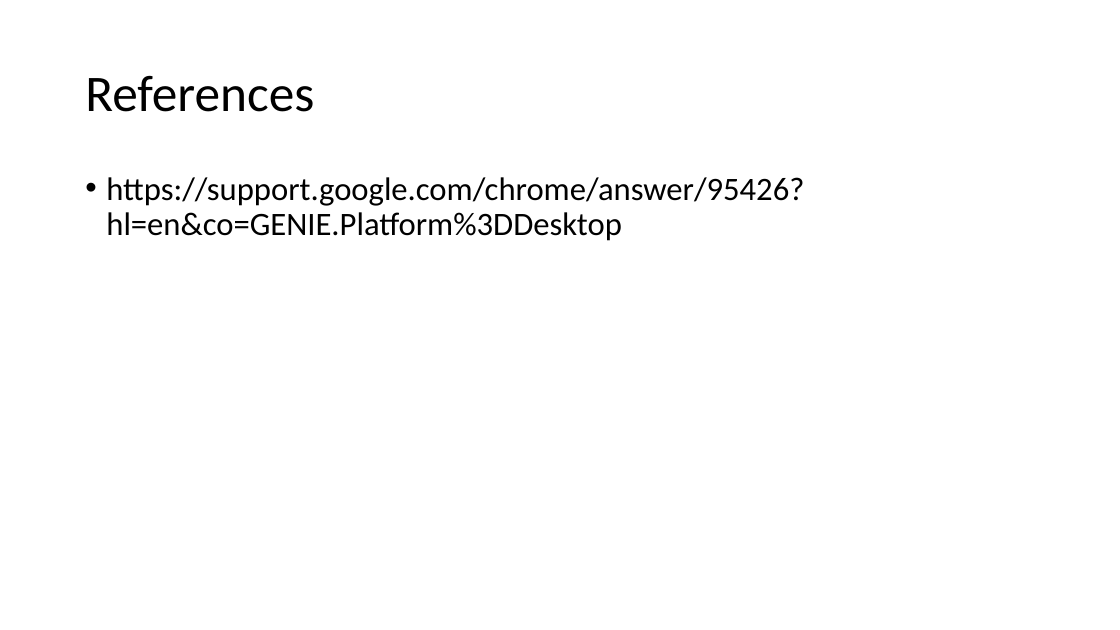
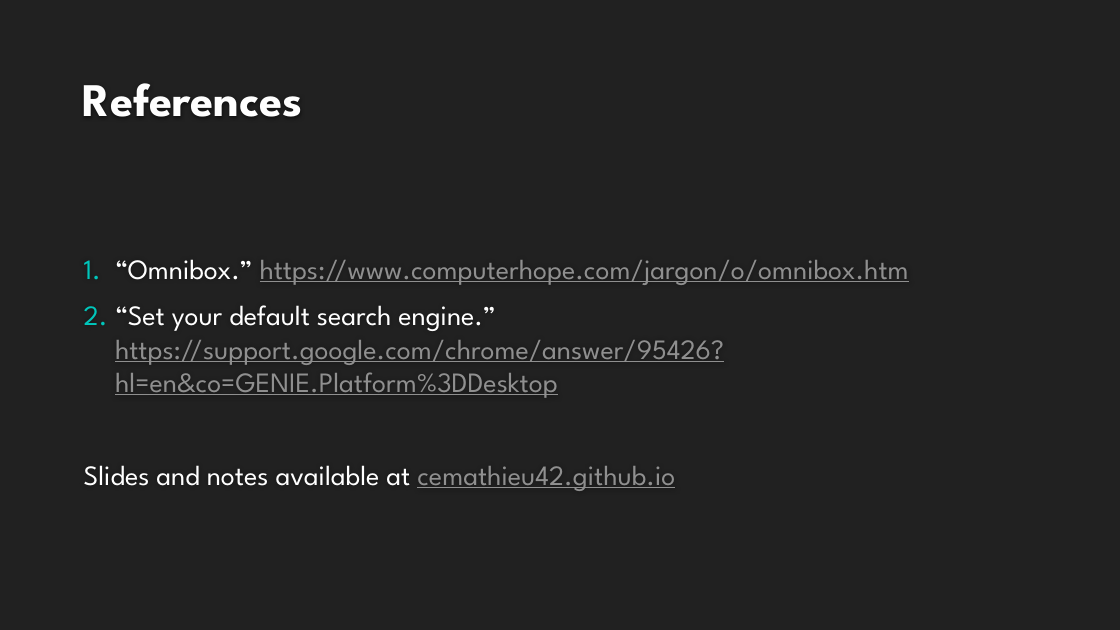
Before and after one commit to cairnwayco/cemathieu42.github.io, a slide deck: slide 8 of Lecture1_ChromeOmnibox.pptx (slide 7 before the commit). Drawn at 1120x630 pixels with LibreOffice and Linux fonts; fonts in the diff are those of the drawing; background and template pictures are left out. Boxes give left, top, right and bottom in pixels: in the first picture for what was removed or moved away, otherwise in the second. Text is boxed around its words. In the diff, an @@ line names an element or a change of style, - is before the commit and + after.

```diff
--- a/Lecture1_ChromeOmnibox.pptx
+++ b/Lecture1_ChromeOmnibox.pptx
@@ background #FFFFFF to #212121 @@
@@ title "References": place and size @@
-title "References" at <box>85,75,314,112</box>
+title "References" at <box>83,83,303,117</box>
@@ title "References" at <box>83,83,303,117</box>: size 44 to 40 pt, font Calibri to League Spartan, text colour #000000 to #FEFEFE, bold on; line spacing 0.9 to 1; vertical alignment middle to bottom @@
@@ text "“Omnibox.” https://www.computerhope.com/jargon/o/omnibox.htm" at <box>84,259,909,491</box>: vertical alignment top to middle @@
@@ text at <box>84,259,909,491</box>: text changed; size 28 to 24 pt; font Calibri to League Spartan; text colour #000000 to #8F8F8F @@
-• https://support.google.com/chrome/answer/95426?hl=en&co=GENIE.Platform%3DDesktop
+1. “Omnibox.” https://www.computerhope.com/jargon/o/omnibox.htm
+2. “Set your default search engine.” https://support.google.com/chrome/answer/95426?hl=en&co=GENIE.Platform%3DDesktop
+Slides and notes available at cemathieu42.github.io
```
Also in this commit, not shown: 3 other slides changed, 4 slides added, 3 slides removed, 2 other files.
